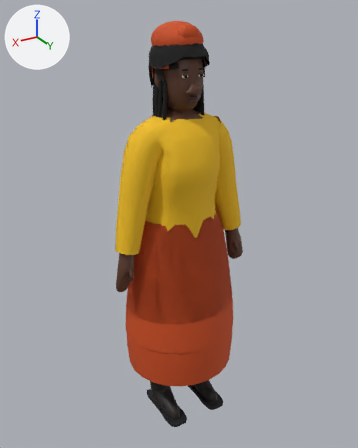
What one commit did to the Blender file blender/chr/chr_femme.blend.
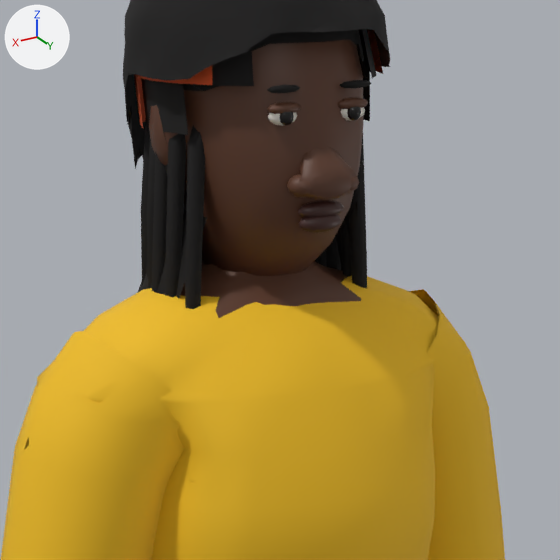
Old and new are each drawn whole from a 50 mm camera at (0.98, 1.627, 1.708) aimed at (-0.01, -0.024, 0.882) and again close up on the part from 34% to 69% of the width and 11% to 40% of the height. Arrows for +X, +Y and +Z are at upper left; the lights stay in place. The last two pictures show the newer version.

Names of what the first close-up shows: 'chr_afro', 'chr_cheveux', 'chr_corps', 'chr_foulard', 'chr_haut', 'chr_haut_long', 'chr_meches', 'chr_tresse_7', 'chr_tresse_8', 'chr_vanille_0', 'chr_vanille_12', 'chr_vanille_13', 'chr_vanille_14' and 3 more.
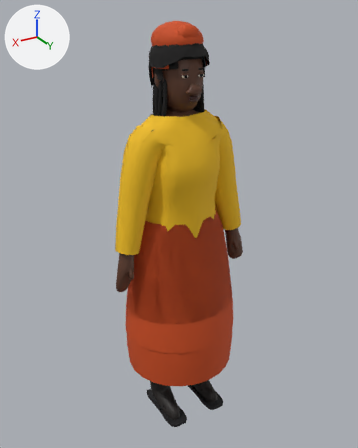
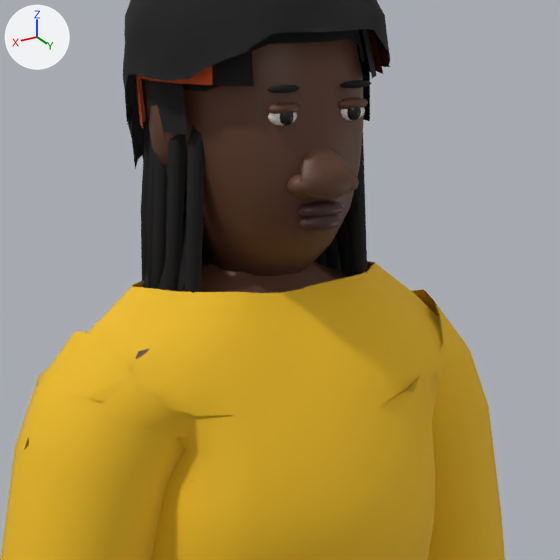
Scene script edits in JSON lines:
```json
{"block": "me_chr_haut", "where": "# used by ob_chr_haut; location = (0.0, 0.0, 0.0)"}
{"op": "remove", "block": "me_chr_haut", "code": "me_chr_haut.from_pydata(...)  # 548 vertices, 488 faces; spans x -0.247..0.247, y -0.143..0.147, z 0.796..1.347"}
{"op": "add", "block": "me_chr_haut", "code": "me_chr_haut.from_pydata(...)  # 548 vertices, 488 faces; spans x -0.247..0.247, y -0.143..0.147, z 0.796..1.354"}
{"block": "me_chr_haut", "change": "me_chr_haut part 1: 100 of 548 vertices moved; they spanned x -0.147..0.147, y -0.106..0.107, z 1.251..1.347 and now span x -0.154..0.154, y -0.106..0.108, z 1.244..1.354; mean shift (0.0, 0.001, -0.001); largest move (-0.1, 0.07, 1.263) -> (-0.088, 0.102, 1.265)"}
{"block": "me_chr_haut_long", "where": "# used by ob_chr_haut_long; location = (0.0, 0.0, 0.0)"}
{"op": "remove", "block": "me_chr_haut_long", "code": "me_chr_haut_long.from_pydata(...)  # 644 vertices, 584 faces; spans x -0.297..0.297, y -0.145..0.149, z 0.796..1.347"}
{"op": "add", "block": "me_chr_haut_long", "code": "me_chr_haut_long.from_pydata(...)  # 644 vertices, 584 faces; spans x -0.297..0.297, y -0.145..0.149, z 0.796..1.355"}
{"block": "me_chr_haut_long", "change": "me_chr_haut_long part 2: 100 of 644 vertices moved; they spanned x -0.149..0.149, y -0.108..0.109, z 1.25..1.347 and now span x -0.154..0.154, y -0.107..0.11, z 1.243..1.355; mean shift (0.0, 0.001, -0.001); largest move (-0.099, 0.071, 1.263) -> (-0.087, 0.105, 1.265)"}
```

Pixel boxes [x1, y1, x2, y2] of what changed, in the close-ups (560 x 560 px; the box of a moved part takes in the faces that stretch with it):
```json
{"object": "chr_haut_long", "change": "reshaped", "before": [1, 276, 505, 560], "after": [1, 261, 505, 560]}
{"object": "chr_haut", "change": "reshaped", "before": [151, 276, 440, 350], "after": [135, 263, 443, 399], "on screen": "mostly hidden"}
{"part": 2, "of": "me_chr_haut_long", "change": "moved or reshaped", "before": [37, 276, 471, 485], "after": [37, 261, 471, 485]}
```
